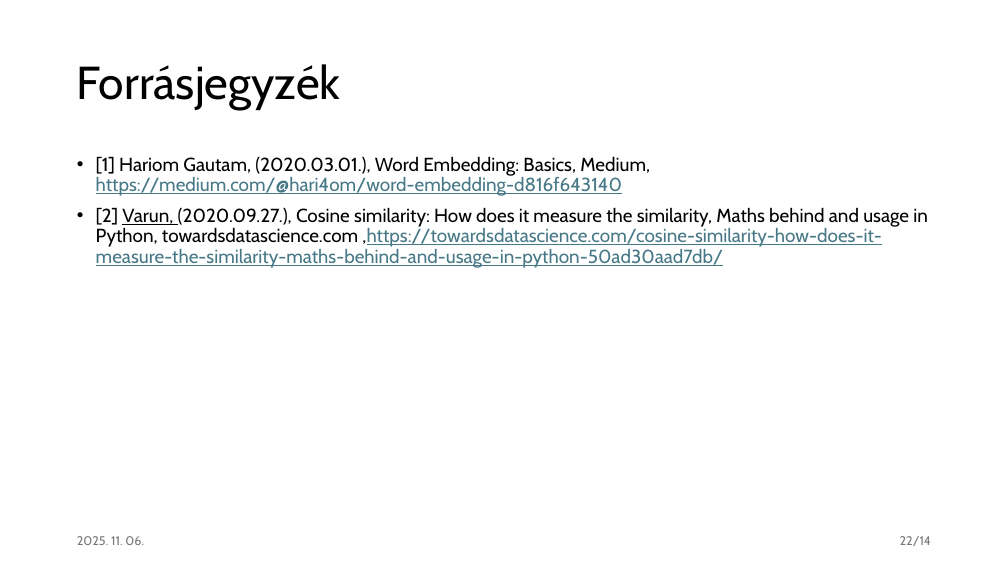
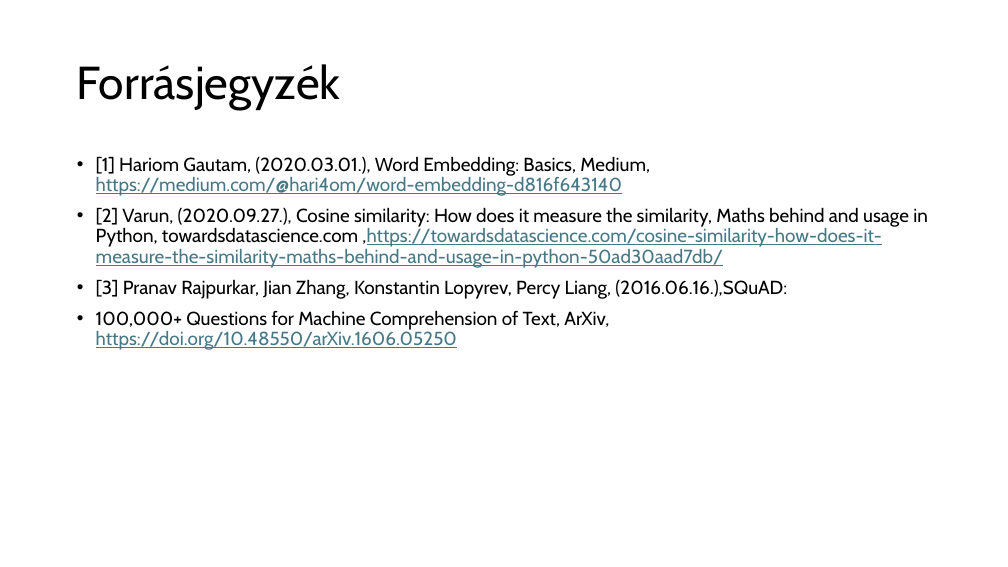
Before and after one commit to czotterbenedek/rag-onlineclustering-optimization, a slide deck: slide 22 of tdk/tdk_v1.pptx. Drawn at 1008x567 pixels with LibreOffice and Linux fonts; fonts in the diff are those of the drawing. Boxes give left, top, right and bottom in pixels: in the first picture for what was removed or moved away, otherwise in the second. Text is boxed around its words. In the diff, an @@ line names an element or a change of style, - is before the commit and + after.

```diff
--- a/tdk/tdk_v1.pptx
+++ b/tdk/tdk_v1.pptx
@@ text at (96,207,928,268): underline off in "Varun," @@
@@ text at (96,279,787,350): paragraphs added @@
+• [3] Pranav Rajpurkar, Jian Zhang, Konstantin Lopyrev, Percy Liang, (2016.06.16.),SQuAD:
+• 100,000+ Questions for Machine Comprehension of Text, ArXiv, https://doi.org/10.48550/arXiv.1606.05250
@@ text removed at (77,536,144,545) @@
-2025. 11. 06.
@@ page number removed at (900,536,931,546) @@
-22/14
```
Also in this commit, not shown: 20 other slides changed, 1 other file.
